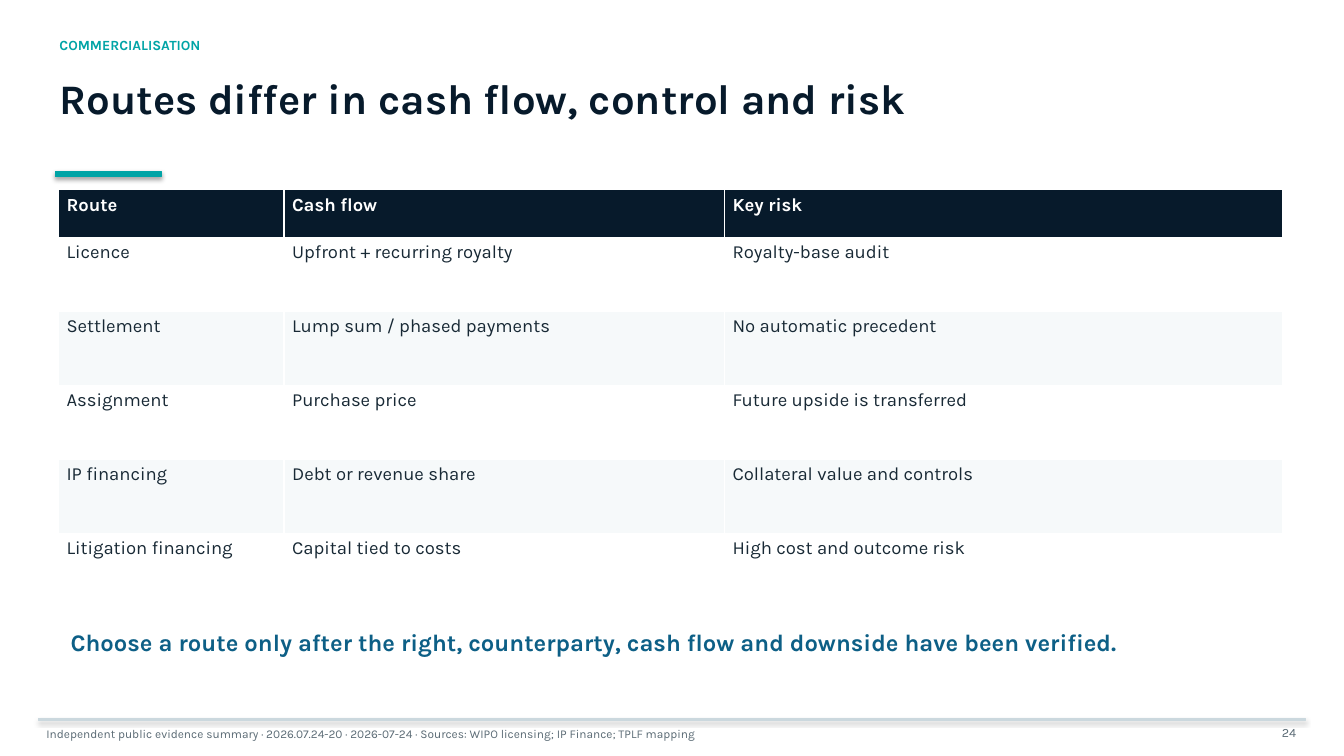
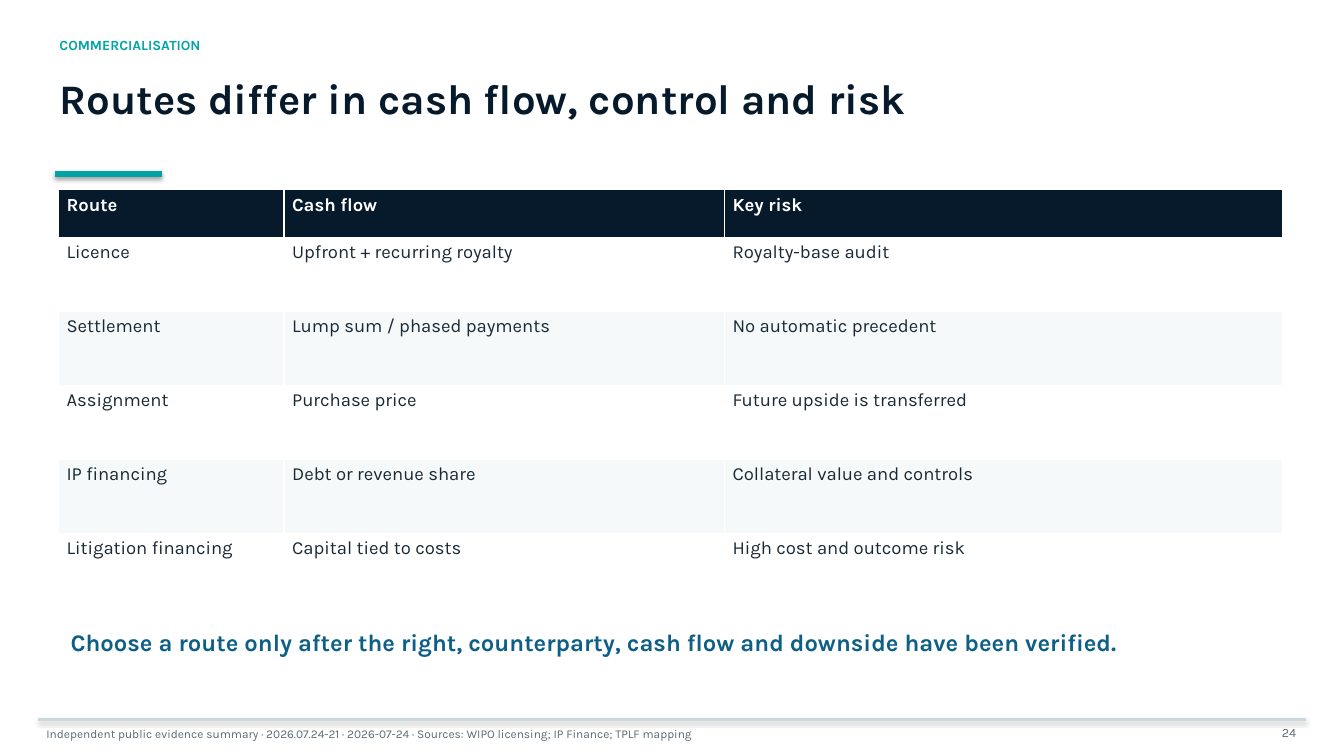
Before and after one commit to jounirautio78-ops/pixan-global-market-evidence-public, a slide deck: slide 24 of site/downloads/pixan-bank-deck-large-en.pptx. Drawn at 1344x756 pixels with LibreOffice and Linux fonts; fonts in the diff are those of the drawing. Boxes give left, top, right and bottom in pixels: in the first picture for what was removed or moved away, otherwise in the second. Text is boxed around its words. In the diff, an @@ line names an element or a change of style, - is before the commit and + after.

```diff
--- a/site/downloads/pixan-bank-deck-large-en.pptx
+++ b/site/downloads/pixan-bank-deck-large-en.pptx
@@ text at [46, 730, 692, 741]: text changed @@
-Independent public evidence summary · 2026.07.24-20 · 2026-07-24 · Sources: WIPO licensing; IP Finance; TPLF mapping
+Independent public evidence summary · 2026.07.24-21 · 2026-07-24 · Sources: WIPO licensing; IP Finance; TPLF mapping
```
Also in this commit, not shown: 29 other slides changed, 30 other files.
